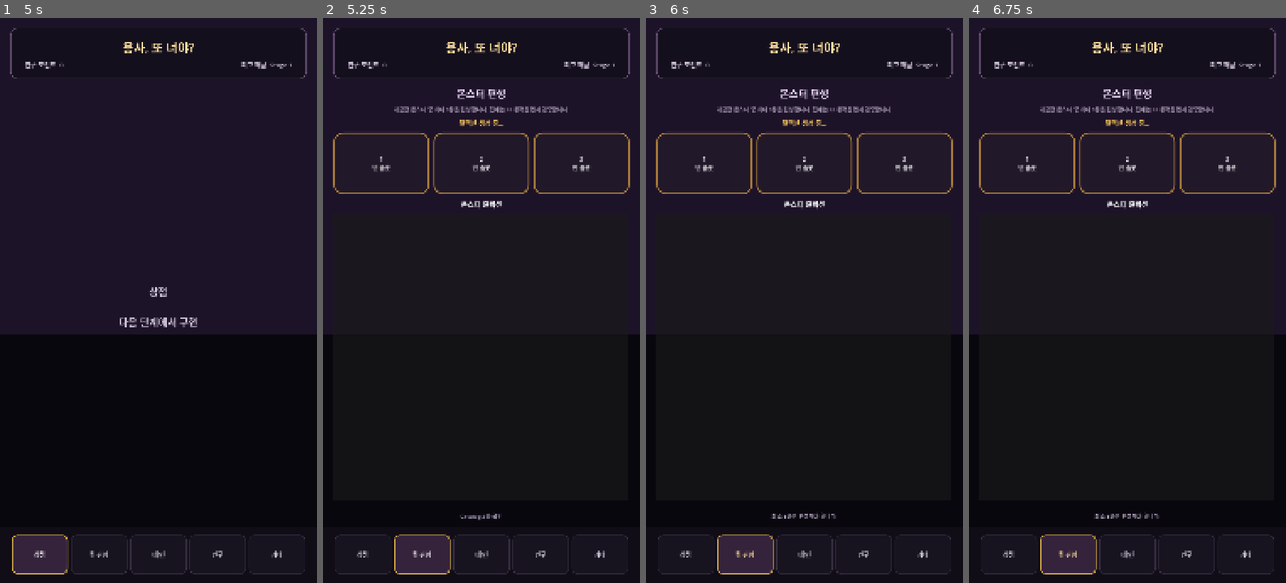
Above: before the commit, frames 1-4 (left to right).
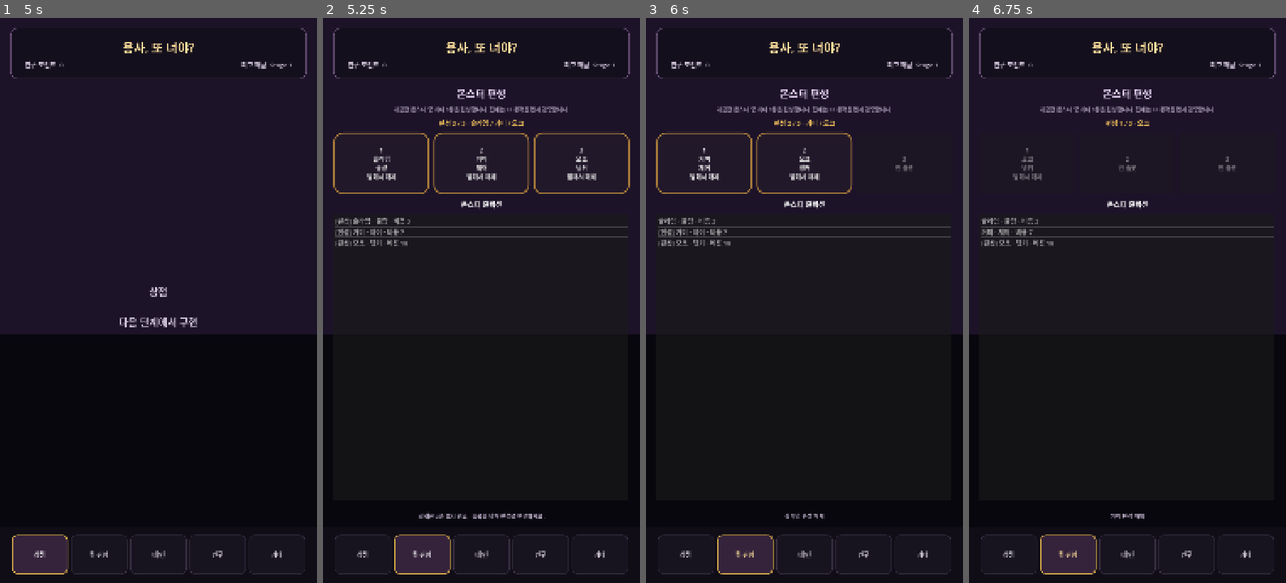
Above: after the commit, the same moments.

Repository: MinSung0732/Again-Hero-
Game: Godot game, scene res://src/lobby/Lobby.tscn
The game is run twice, just before and just after one commit, with the same random seed, the same clock (stepped at 60 frames per second) and the same inputs.
Inputs:
- Up to frame 1 (5 s): click "던전 입장" at 0.5 s; click "메뉴" at 1.25 s; click "로비로 나가기" at 2 s; click "›" at 2.75 s; click "‹" at 3.5 s; click "상점" at 4.25 s
- Up to frame 2 (5.25 s): click "팀 편성" at 5 s
- Up to frame 3 (6 s): click "1 빈 슬롯" (after the commit: "1 슬라임 물량 탭해서 해제") at 5.75 s
- Up to frame 4 (6.75 s): click "1 빈 슬롯" (after the commit: "1 거미 제어 탭해서 해제") at 6.5 s

Frame 1 is identical in both runs. In frame 2, 1.9% of the frame differs, in the area x 3-97%, y 18-89%; in frame 3, 1.8%; in frame 4, 2.1%.
Error before the commit: Invalid call to function 'get_name' in base 'GDScript'. Expected 0 argument(s). (res://src/lobby/lobby.gd:285)

Commit message:
fix: bypass catalog helper calls in team collection

Diff:
--- a/src/lobby/lobby.gd
+++ b/src/lobby/lobby.gd
@@ -271,25 +271,29 @@
 	team_selected_ids.clear()
 	team_monster_list.clear()
 
-	var monster_ids = MONSTER_CATALOG.get_ids()
-	team_status_label.text = "Catalog %d종 확인" % monster_ids.size()
-
-	for raw_id in monster_ids:
+	team_status_label.text = "Catalog 원본 데이터 확인 중"
+
+	for raw_id in MONSTER_CATALOG.ORDER:
 		var monster_id := String(raw_id)
+		if not MONSTER_CATALOG.MONSTERS.has(monster_id):
+			continue
+
 		team_catalog_ids.append(monster_id)
 		team_available_ids.append(monster_id)
 
 		if team_selected_ids.size() < TEAM_MAX_SLOTS:
 			team_selected_ids.append(monster_id)
 
-		var line := "%s · %s · 비용 %.0f" % [
-			MONSTER_CATALOG.get_name(monster_id),
-			MONSTER_CATALOG.get_role_label(
-				MONSTER_CATALOG.get_role(monster_id)
-			),
-			MONSTER_CATALOG.get_base_cost(monster_id),
-		]
-		team_monster_list.add_item(line)
+		team_monster_list.add_item(
+			_team_collection_line(monster_id)
+		)
+
+	team_status_label.text = "Catalog %d종 확인" % team_catalog_ids.size()
+
+	if team_catalog_ids.is_empty():
+		team_summary_label.text = "등록된 몬스터 없음"
+		team_status_label.text = "MonsterCatalog ORDER/MONSTERS에 등록된 몬스터가 없습니다."
+		return
 
 	_refresh_team_preview()
 	team_status_label.text = "컬렉션 %d종 표시 완료 · 목록을 탭해 편성을 변경하세요." % team_catalog_ids.size()
@@ -304,7 +308,7 @@
 		var monster_id := String(raw_id)
 		if not selected_names.is_empty():
 			selected_names += " / "
-		selected_names += MONSTER_CATALOG.get_name(monster_id)
+		selected_names += _team_monster_name(monster_id)
 
 	team_summary_label.text = "편성 %d / %d · %s" % [
 		team_selected_ids.size(),
@@ -313,30 +317,22 @@
 	]
 
 	for item_index in range(team_catalog_ids.size()):
+		if item_index >= team_monster_list.item_count:
+			break
+
 		var monster_id := String(team_catalog_ids[item_index])
-		var selected := monster_id in team_selected_ids
-		var marker := "[편성] " if selected else ""
-		var line := "%s%s · %s · 비용 %.0f" % [
-			marker,
-			MONSTER_CATALOG.get_name(monster_id),
-			MONSTER_CATALOG.get_role_label(
-				MONSTER_CATALOG.get_role(monster_id)
-			),
-			MONSTER_CATALOG.get_base_cost(monster_id),
-		]
-
-		if item_index < team_monster_list.item_count:
-			team_monster_list.set_item_text(item_index, line)
+		team_monster_list.set_item_text(
+			item_index,
+			_team_collection_line(monster_id)
+		)
 
 func _refresh_team_slot(button: Button, slot_index: int) -> void:
 	if slot_index < team_selected_ids.size():
 		var monster_id := String(team_selected_ids[slot_index])
 		button.text = "%d\n%s\n%s\n\n탭해서 해제" % [
 			slot_index + 1,
-			MONSTER_CATALOG.get_name(monster_id),
-			MONSTER_CATALOG.get_role_label(
-				MONSTER_CATALOG.get_role(monster_id)
-			),
+			_team_monster_name(monster_id),
+			_team_monster_role_label(monster_id),
 		]
 		button.disabled = team_selected_ids.size() <= 1
 	else:
@@ -367,7 +363,7 @@
 		return
 
 	team_selected_ids.erase(monster_id)
-	team_status_label.text = "%s 편성 해제" % MONSTER_CATALOG.get_name(monster_id)
+	team_status_label.text = "%s 편성 해제" % _team_monster_name(monster_id)
 	_refresh_team_preview()
 
 func _add_team_monster(monster_id: String) -> void:
@@ -383,8 +379,36 @@
 		return
 
 	team_selected_ids.append(monster_id)
-	team_status_label.text = "%s 편성 추가" % MONSTER_CATALOG.get_name(monster_id)
+	team_status_label.text = "%s 편성 추가" % _team_monster_name(monster_id)
 	_refresh_team_preview()
+
+func _team_collection_line(monster_id: String) -> String:
+	var marker := "[편성] " if monster_id in team_selected_ids else ""
+	return "%s%s · %s · 비용 %.0f" % [
+		marker,
+		_team_monster_name(monster_id),
+		_team_monster_role_label(monster_id),
+		_team_monster_cost(monster_id),
+	]
+
+func _team_monster_name(monster_id: String) -> String:
+	var data = MONSTER_CATALOG.MONSTERS.get(monster_id, {})
+	if typeof(data) != TYPE_DICTIONARY:
+		return monster_id
+	return String(data.get("name", monster_id))
+
+func _team_monster_role_label(monster_id: String) -> String:
+	var data = MONSTER_CATALOG.MONSTERS.get(monster_id, {})
+	if typeof(data) != TYPE_DICTIONARY:
+		return ""
+	var role_id := String(data.get("role", ""))
+	return String(MONSTER_CATALOG.ROLE_LABELS.get(role_id, role_id))
+
+func _team_monster_cost(monster_id: String) -> float:
+	var data = MONSTER_CATALOG.MONSTERS.get(monster_id, {})
+	if typeof(data) != TYPE_DICTIONARY:
+		return 0.0
+	return float(data.get("base_cost", 0.0))
 
 func _refresh_header() -> void:
 	var state := STAGE_PROGRESS.load_state()
Not shown, changed: CHANGELOG.md
Not shown, changed: PROJECT_CONTEXT.md
